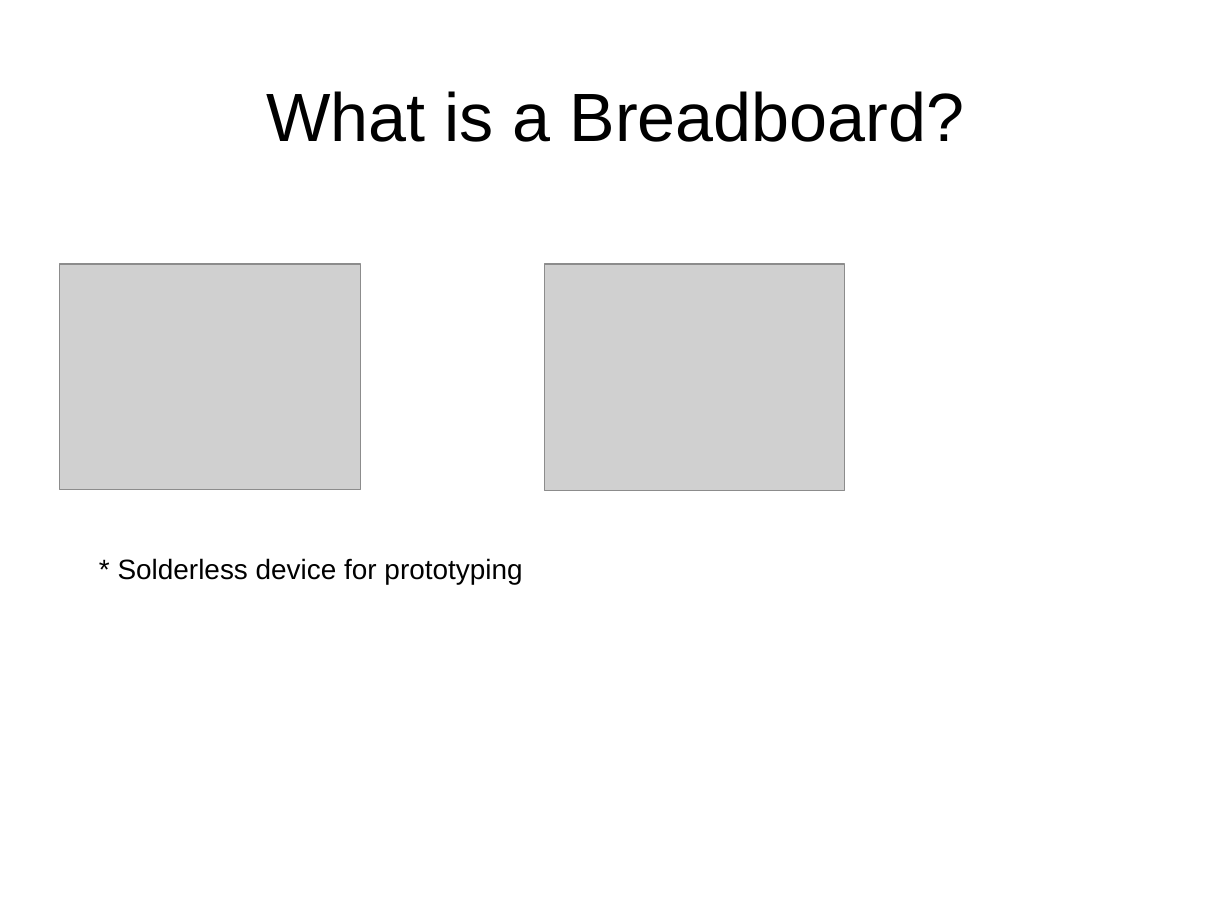
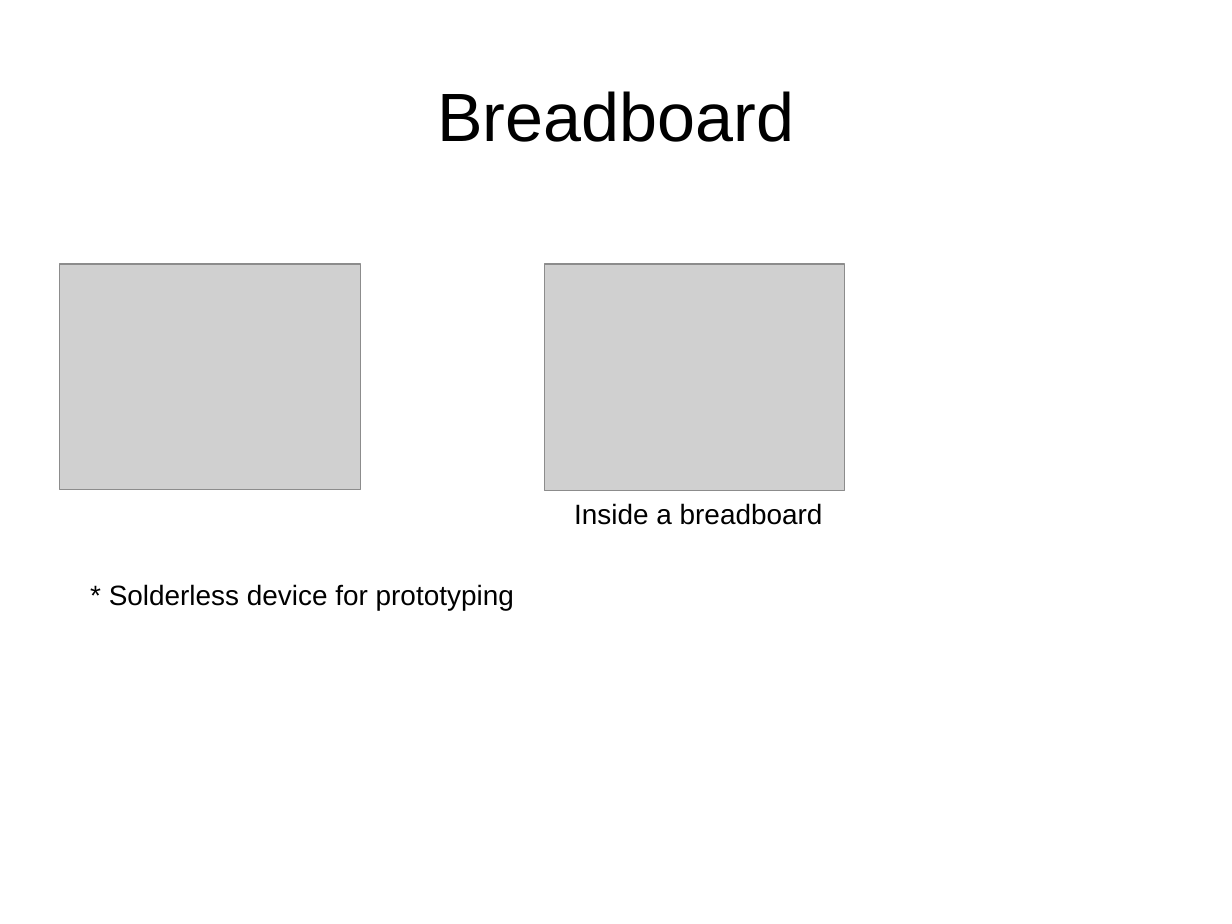
Before and after one commit to RaspiKidd/MozFest2017, a slide deck: slide 3 of Presentation/Presentation.odp. Drawn at 1232x924 pixels with LibreOffice and Linux fonts; fonts in the diff are those of the drawing; grey boxes stand for pictures. Boxes give left, top, right and bottom in pixels: in the first picture for what was removed or moved away, otherwise in the second. Text is boxed around its words. In the diff, an @@ line names an element or a change of style, - is before the commit and + after.

Commit message:
Presentation updates

```diff
--- a/Presentation/Presentation.odp
+++ b/Presentation/Presentation.odp
@@ title at (x1=437, y1=91, x2=794, y2=142): text changed @@
-What is a Breadboard?
+Breadboard
@@ text added at (x1=574, y1=503, x2=823, y2=525), 18 pt, text #000000 @@
+Inside a breadboard
@@ text "* Solderless device for prototyping" moved from (x1=118, y1=558, x2=522, y2=584) to (x1=109, y1=584, x2=514, y2=610) @@
```
Also in this commit, not shown: 4 slides added, 1 slide removed, 1 other file.
